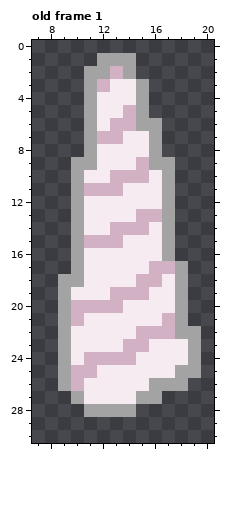
File history of a pixel-art file, ingredients/unicorn/unicorn.aseprite. Above: the version before the commit.
32x32 pixels, 1 frame. Colours within 5 levels of each other are drawn and written as one. Shown: old frame 1: x 7..20, y 0..30. The commit also changed other frames, which this record leaves out.
Once edited:
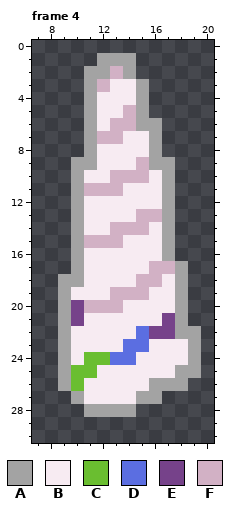
Palette (. is transparent): A #a3a3a3  B #f7ebf2  C #6abe30  D #5b6ee1  E #76428a  F #d2b1c5
A new or re-ordered frame is compared with the old frame closest to it.
Change:
frames 1 -> 22
--- frame 4 is new; against old frame 1
@@ x 7..20 @@
 19 ..ABBBFFFBBA..
-20 ..AFFFFBBBBA..
-21 ..AFBBBBBBFA..
-22 ..ABBBBBFFFAA.
-23 ..ABBBBFFBBBA.
-24 ..ABFFFFBBBBA.
-25 ..AFFBBBBBBAA.
-26 ..AFBBBBBAAA..
+20 ..AEFFFBBBBA..
+21 ..AEBBBBBBEA..
+22 ..ABBBBBDEEAA.
+23 ..ABBBBDDBBBA.
+24 ..ABCCDDBBBBA.
+25 ..ACCBBBBBBAA.
+26 ..ACBBBBBAAA..
 27 ...ABBBBAA....
Boxes around the changes in both pictures, in picture pixels (x1, y1, x2, y2):
changed: (71, 300, 175, 391)
